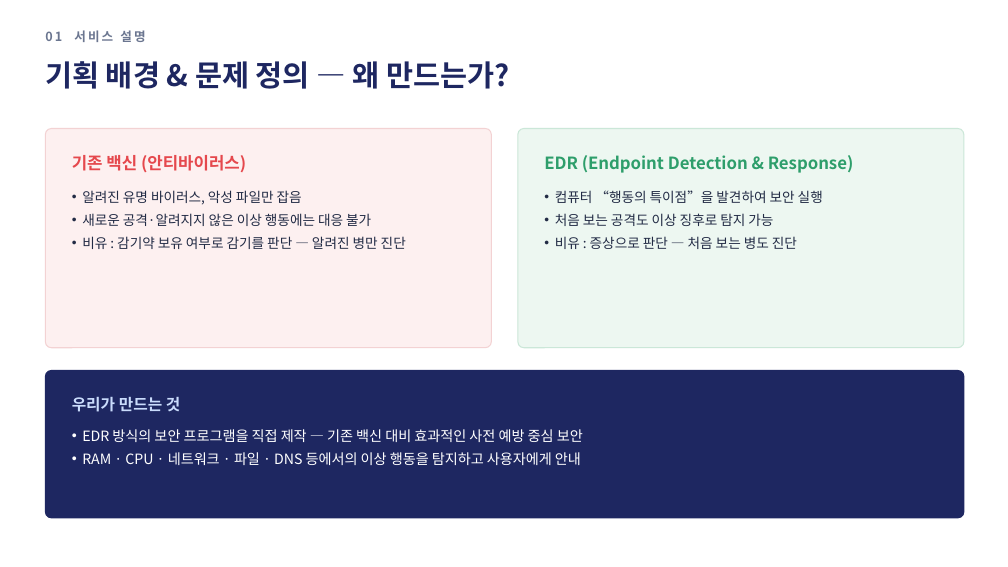
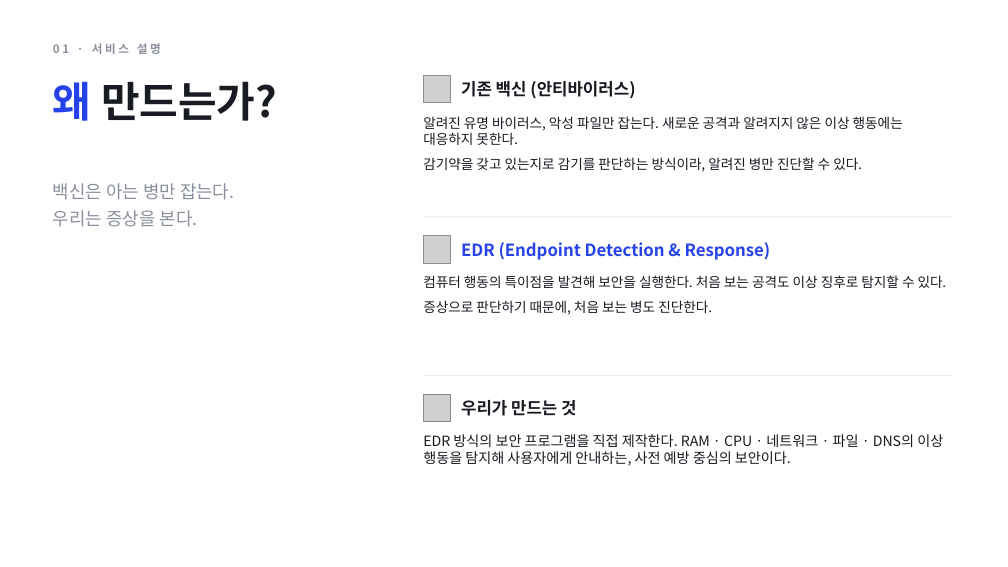
Before and after one commit to 2026-Siheung-Bootcamp-Team-I/Midterm-Presentation, a slide deck: slide 2 of 슬라이드/EDR_중간발표.pptx. Drawn at 1008x567 pixels with LibreOffice and Linux fonts; fonts in the diff are those of the drawing; grey boxes stand for pictures. Boxes give left, top, right and bottom in pixels: in the first picture for what was removed or moved away, otherwise in the second. Text is boxed around its words. In the diff, an @@ line names an element or a change of style, - is before the commit and + after.

```diff
--- a/슬라이드/EDR_중간발표.pptx
+++ b/슬라이드/EDR_중간발표.pptx
@@ text at (53,43,161,54): text changed; size 12 to 11 pt; text colour #6B7690 to #8A8F9C @@
-01 서비스 설명
+01 · 서비스 설명
@@ text at (53,81,277,121): text changed; size 28 to 40 pt; text colour #1E2761 to #191B22 @@
-기획 배경 & 문제 정의 — 왜 만드는가?
+왜 만드는가?
@@ text "왜 만드는가?" at (53,81,277,121): vertical alignment middle to top @@
@@ picture added at (423,76,451,103) @@
@@ text "기존 백신 (안티바이러스)": place and size @@
-text "기존 백신 (안티바이러스)" at (72,155,246,172)
+text "기존 백신 (안티바이러스)" at (461,81,635,99)
@@ text "기존 백신 (안티바이러스)" at (461,81,635,99): text colour #E5484D to #191B22 @@
@@ text at (423,116,903,172): text changed; text colour #222B45 to #191B22 @@
-• 알려진 유명 바이러스, 악성 파일만 잡음
-• 새로운 공격·알려지지 않은 이상 행동에는 대응 불가
-• 비유 : 감기약 보유 여부로 감기를 판단 — 알려진 병만 진단
+알려진 유명 바이러스, 악성 파일만 잡는다. 새로운 공격과 알려지지 않은 이상 행동에는 대응하지 못한다.
+감기약을 갖고 있는지로 감기를 판단하는 방식이라, 알려진 병만 진단할 수 있다.
@@ rounded rectangle removed at (45,129,492,348) @@
@@ rounded rectangle removed at (518,129,964,348) @@
@@ text added at (53,183,234,227), 17 pt, text #8A8F9C @@
+백신은 아는 병만 잡는다.
+우리는 증상을 본다.
@@ line added from (423, 217) to (953, 217), #E3E5EA 0.75 pt @@
@@ picture added at (423,236,451,263) @@
@@ text "EDR (Endpoint Detection & Response)": place and size @@
-text "EDR (Endpoint Detection & Response)" at (544,155,854,173)
+text "EDR (Endpoint Detection & Response)" at (461,242,771,260)
@@ text "EDR (Endpoint Detection & Response)" at (461,242,771,260): text colour #2E9E6B to #2643EB @@
@@ text at (423,275,947,315): text changed; text colour #222B45 to #191B22 @@
-• 컴퓨터 “행동의 특이점”을 발견하여 보안 실행
-• 처음 보는 공격도 이상 징후로 탐지 가능
-• 비유 : 증상으로 판단 — 처음 보는 병도 진단
+컴퓨터 행동의 특이점을 발견해 보안을 실행한다. 처음 보는 공격도 이상 징후로 탐지할 수 있다.
+증상으로 판단하기 때문에, 처음 보는 병도 진단한다.
@@ rounded rectangle removed at (45,371,964,518) @@
@@ line added from (423, 376) to (953, 376), #E3E5EA 0.75 pt @@
@@ picture added at (423,395,451,422) @@
@@ text "우리가 만드는 것": place and size @@
-text "우리가 만드는 것" at (72,397,180,412)
+text "우리가 만드는 것" at (461,400,576,416)
@@ text "우리가 만드는 것" at (461,400,576,416): size 15 to 16 pt, text colour #CADCFC to #191B22 @@
@@ text at (423,434,943,466): text changed; text colour #FFFFFF to #191B22 @@
-• EDR 방식의 보안 프로그램을 직접 제작 — 기존 백신 대비 효과적인 사전 예방 중심 보안
-• RAM · CPU · 네트워크 · 파일 · DNS 등에서의 이상 행동을 탐지하고 사용자에게 안내
+EDR 방식의 보안 프로그램을 직접 제작한다. RAM · CPU · 네트워크 · 파일 · DNS의 이상 행동을 탐지해 사용자에게 안내하는, 사전 예방 중심의 보안이다.
```
Also in this commit, not shown: 11 other slides changed, 19 other files.
